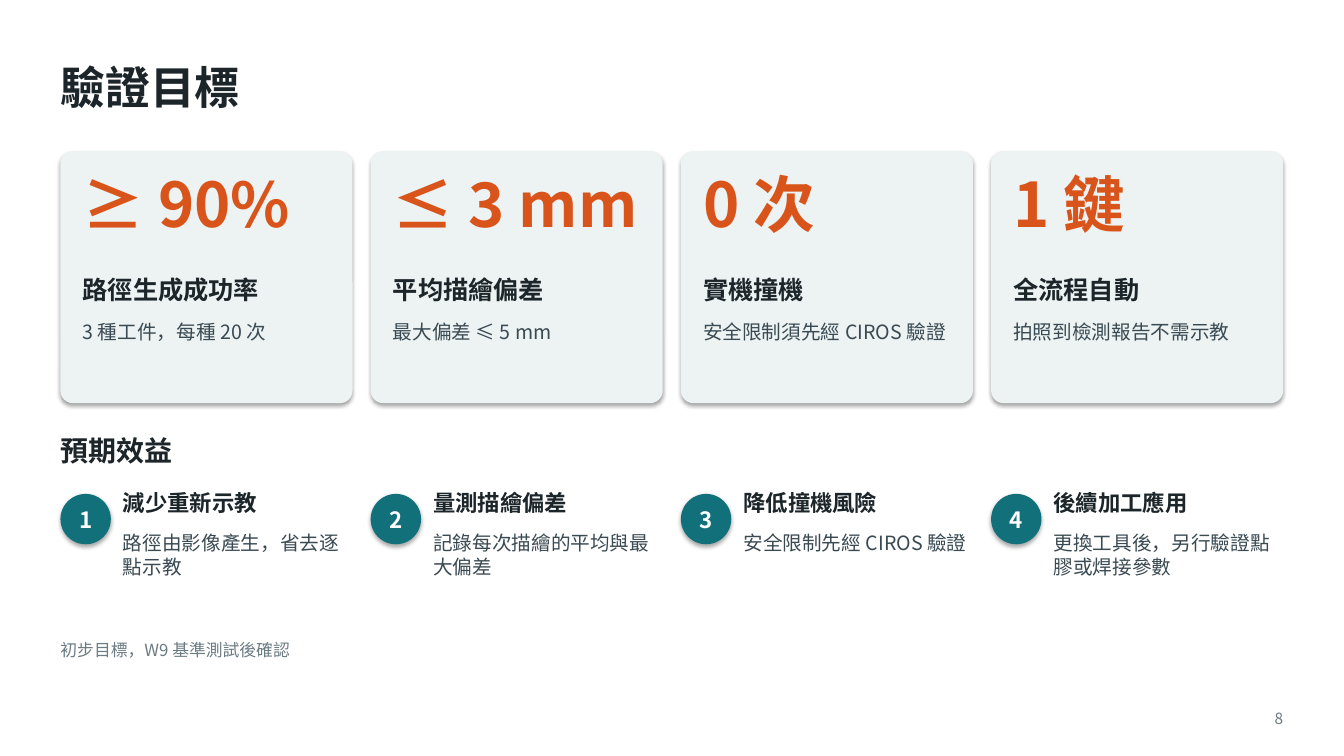
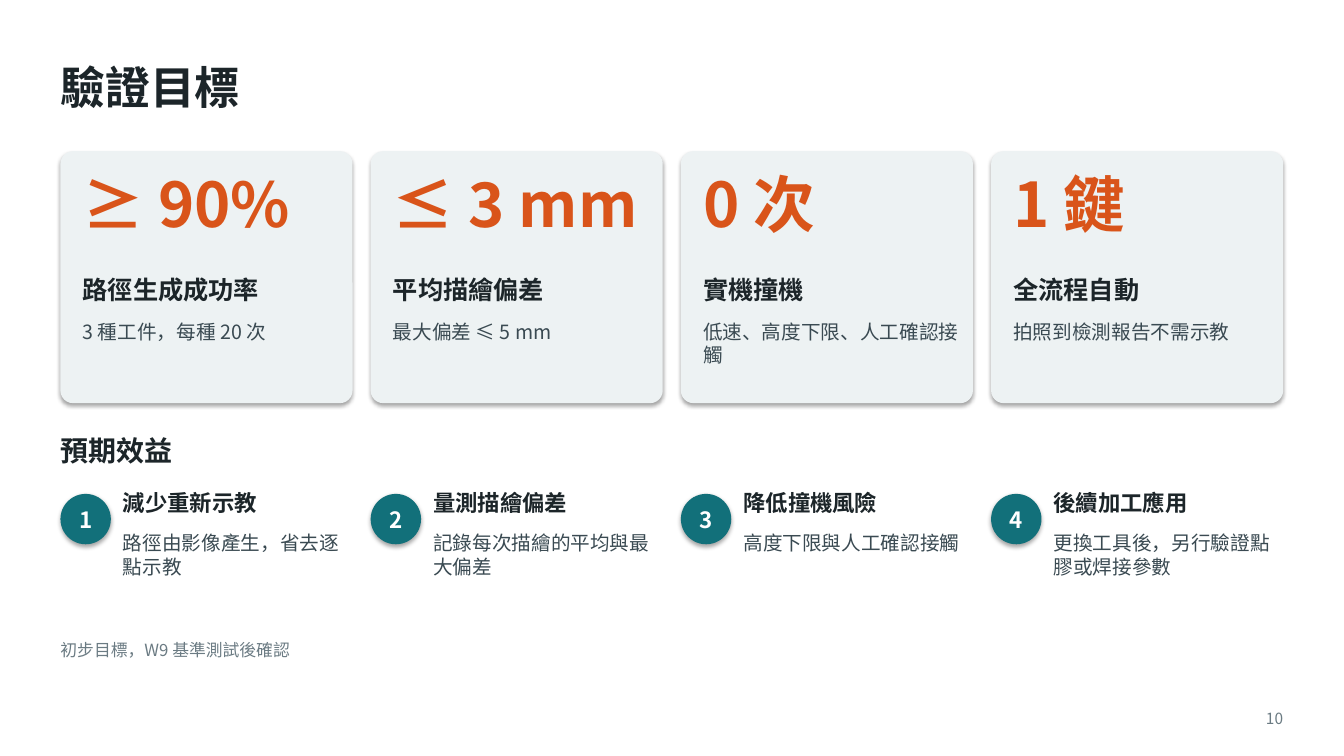
Before and after one commit to Rayyang800/PBL-path-planning, a slide deck: slide 10 of PBL專題規劃報告_三種工件版.pptx (slide 8 before the commit). Drawn at 1344x756 pixels with LibreOffice and Linux fonts; fonts in the diff are those of the drawing. Boxes give left, top, right and bottom in pixels: in the first picture for what was removed or moved away, otherwise in the second. Text is boxed around its words. In the diff, an @@ line names an element or a change of style, - is before the commit and + after.

```diff
--- a/PBL專題規劃報告_三種工件版.pptx
+++ b/PBL專題規劃報告_三種工件版.pptx
@@ text at [703,322,958,364]: text changed @@
-安全限制須先經 CIROS 驗證
+低速、高度下限、人工確認接觸
@@ text at [743,533,959,552]: text changed @@
-安全限制先經 CIROS 驗證
+高度下限與人工確認接觸
@@ page number at [1266,712,1283,724]: text changed @@
-8
+10
```
Also in this commit, not shown: 13 other slides changed, 10 slides added, 1 slide removed, 16 other files.
